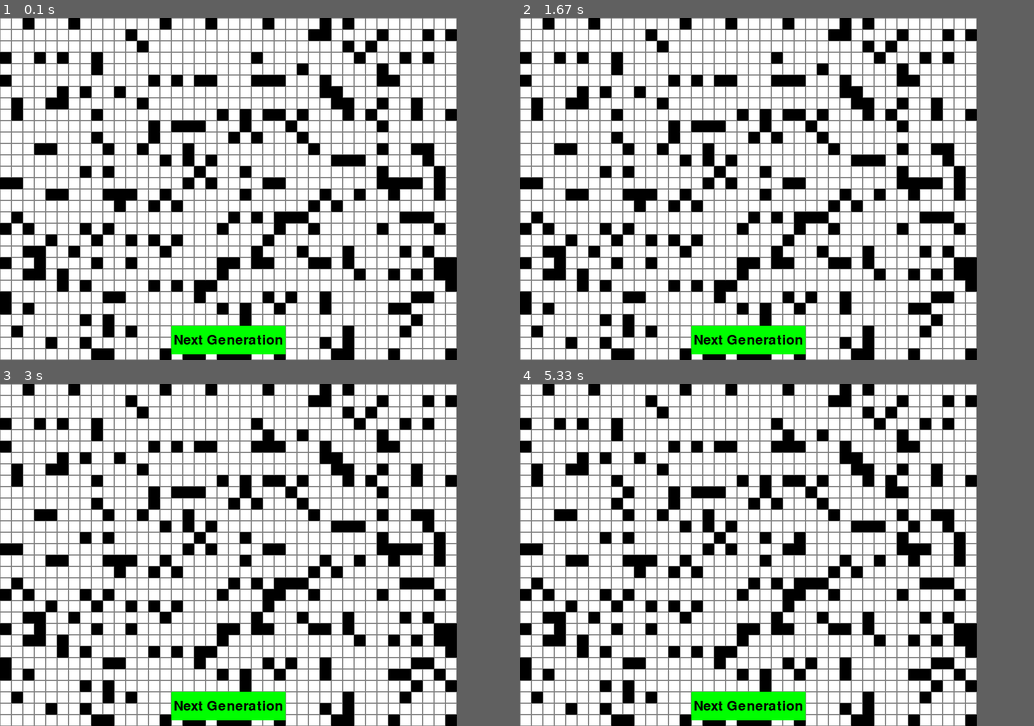
Above: before the commit, frames 1-4 (two rows, left to right).
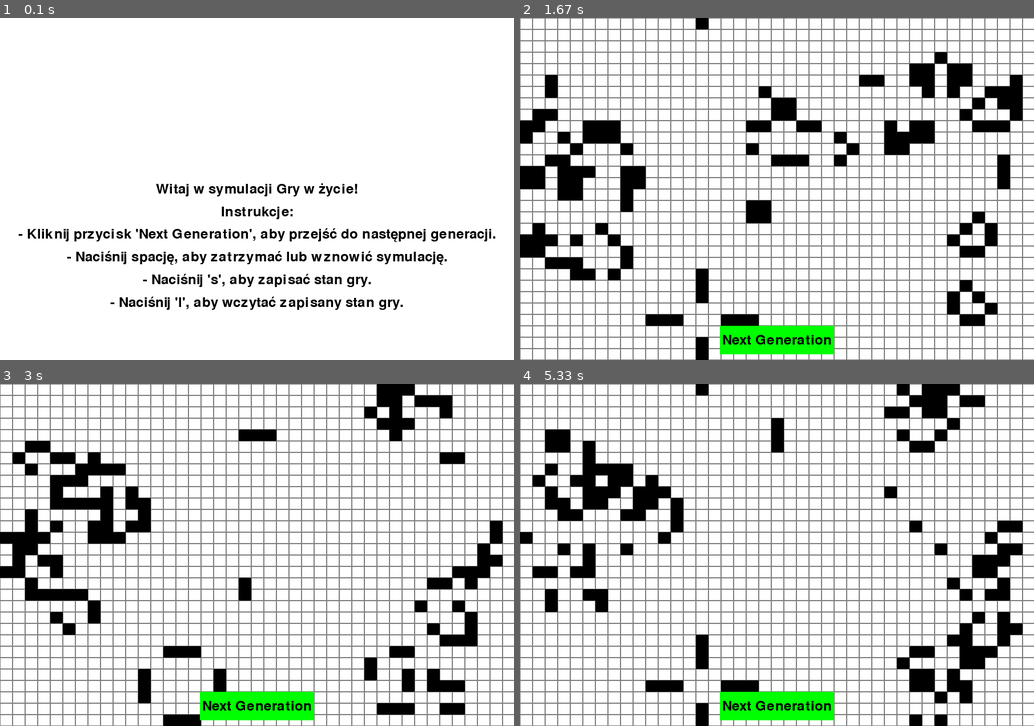
Above: after the commit, the same moments.

Repository: KamilDoniek/PyGame
Game: pygame game, started from game.py
The game is run twice, just before and just after one commit, with the same random seed, the same clock (stepped at 60 frames per second) and the same inputs.
Inputs (mouse positions are in pixels of both pictures, inside the frame that each line leads up to):
- Up to frame 1 (0.1 s): no input
- Up to frame 2 (1.67 s): tap Enter at 0.33 s; hold L 0.67-1.13 s; tap S at 1.17 s; move the mouse to (967, 308) at 1.57 s
- Up to frame 3 (3 s): click (447, 674) at 1.7 s; move the mouse to (267, 438) at 1.97 s; click (267, 438) at 2.1 s; click (262, 589) at 2.5 s; click (452, 684) at 2.9 s
- Up to frame 4 (5.33 s): tap Space at 3.17 s; move the mouse to (910, 524) at 3.57 s; click (910, 524) at 3.7 s; move the mouse to (936, 548) at 3.97 s; click (936, 548) at 4.1 s; click (884, 493) at 4.5 s; click (627, 490) at 4.9 s; click (797, 541) at 5.3 s
In our replay, the window is 800x600 before the commit and 900x600 after it. These sizes can differ from the game's own. Grey fills any space a smaller window leaves; there, only what the larger window draws over its background counts as a difference.

The runs differ from the first frame. In frame 1, 34% of the frame differs, in the area x 0-97%, y 0-100%; in frame 2, 37%, in the area x 0-100%, y 0-100%; in frame 3, 36%; in frame 4, 36%.

Commit message:
Requirements & Instruction

Diff:
--- a/game.py
+++ b/game.py
@@ -36,12 +36,21 @@
 
 import pygame
 import numpy as np
+import pickle
 
+instructions_text = [
+    "Witaj w symulacji Gry w życie!",
+    "Instrukcje:",
+    "- Kliknij przycisk 'Next Generation', aby przejść do następnej generacji.",
+    "- Naciśnij spację, aby zatrzymać lub wznowić symulację.",
+    "- Naciśnij 's', aby zapisać stan gry.",
+    "- Naciśnij 'l', aby wczytać zapisany stan gry.",
+]
 # Initialize Pygame
 pygame.init()
 
 # Screen dimensions
-width, height = 800, 600
+width, height = 900, 600
 screen = pygame.display.set_mode((width, height))
 
 # Grid dimensions
@@ -62,6 +71,19 @@
 button_width, button_height = 200, 50
 button_x, button_y = (width - button_width) // 2, height - button_height - 10
 
+
+# Simulation control variables
+paused = False
+# Adjust the speed of the simulation
+simulation_speed = 10
+
+def show_instructions():
+    font = pygame.font.Font(None, 36)
+    line_height = 40
+    for i, line in enumerate(instructions_text):
+        text = font.render(line, True, black)
+        text_rect = text.get_rect(center=(width // 2, height // 2 + i * line_height))
+        screen.blit(text, text_rect)
 def draw_button():
     pygame.draw.rect(screen, green, (button_x, button_y, button_width, button_height))
     font = pygame.font.Font(None, 36)
@@ -103,14 +125,33 @@
             cell = pygame.Rect(x * cell_width, y * cell_height, cell_width, cell_height)
             if game_state[x, y] == 1:
                 pygame.draw.rect(screen, black, cell)
+def save_game_state(filename):
+    with open(filename, 'wb') as file:
+        pickle.dump(game_state, file)
+
+def load_game_state(filename):
+    global game_state
+    with open(filename, 'rb') as file:
+        game_state = pickle.load(file)
 
 running = True
+showing_instructions = True
+clock = pygame.time.Clock()
+
 while running:
     screen.fill(white)
-    draw_grid()
-    draw_cells()
-    draw_button()
-    pygame.display.flip()
+
+    if showing_instructions:
+        show_instructions()
+        pygame.display.flip()
+        for event in pygame.event.get():
+            if event.type == pygame.KEYDOWN and event.key == pygame.K_RETURN:
+                showing_instructions = False
+    else:
+        draw_grid()
+        draw_cells()
+        draw_button()
+        pygame.display.flip()
 
     for event in pygame.event.get():
         if event.type == pygame.QUIT:
@@ -121,5 +162,17 @@
             else:
                 x, y = event.pos[0] // cell_width, event.pos[1] // cell_height
                 game_state[x, y] = not game_state[x, y]
+        elif event.type == pygame.KEYDOWN:
+            if event.key == pygame.K_SPACE:
+                paused = not paused
+            elif event.key == pygame.K_s:
+                save_game_state('saved_game_state.pkl')
+            elif event.key == pygame.K_l:
+                load_game_state('saved_game_state.pkl')
+
+    if not paused:
+        next_generation()
+
+    clock.tick(simulation_speed)
 
 pygame.quit()
Binary file changed: saved_game_state.pkl
